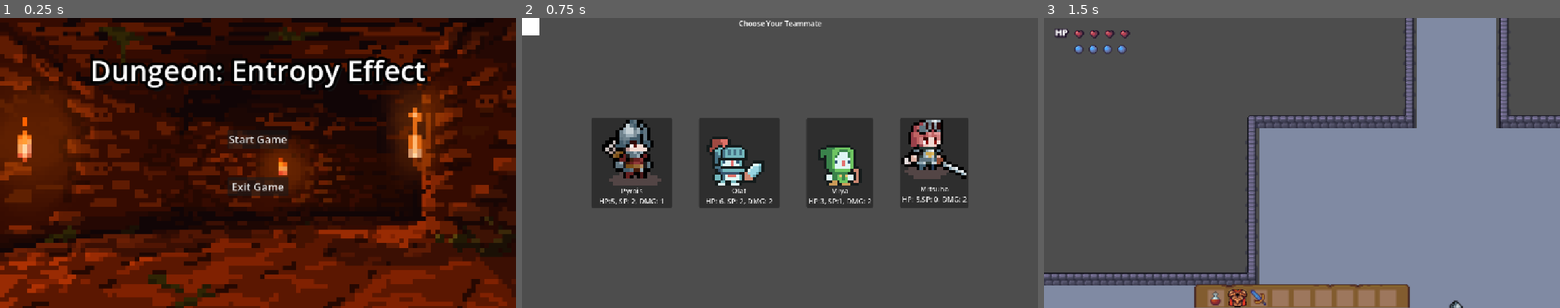
Above: before the commit, frames 1-3 (left to right).
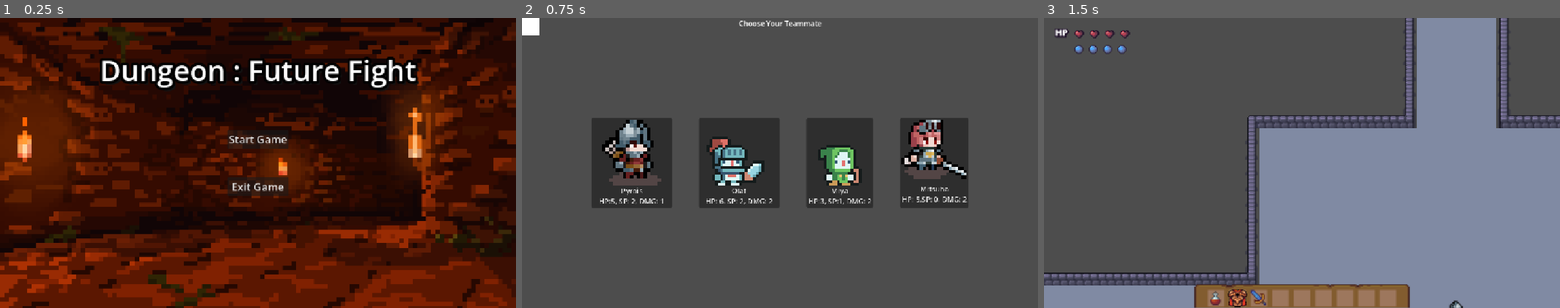
Above: after the commit, the same moments.

Repository: Gumaisme2005/Keep-Fighting-And-Earning
Game: Godot game, scene res://Menu/main menu/main_menu.tscn
Same seed, same stepped clock (60 frames per second), same inputs: the game is played once before the commit and once after it.
Inputs:
- Up to frame 1 (0.25 s): no input
- Up to frame 2 (0.75 s): click "Start Game" at 0.5 s
- Up to frame 3 (1.5 s): click "Pyrois HP:5, SP: 2, DMG: 1" at 1.25 s

The runs differ from the first frame. In frame 1, 3.2% of the frame differs, in the area x 17-83%, y 13-26%; in frame 2, nothing differs; in frame 3, nothing differs.

Commit message:
Update game 18/10/2026 [Nguyễn Quang Anh]

Diff:
--- a/Menu/main menu/main_menu.tscn
+++ b/Menu/main menu/main_menu.tscn
@@ -56,7 +56,7 @@
 theme_override_constants/outline_size = 24
 theme_override_fonts/font = SubResource("SystemFont_8f8xy")
 theme_override_font_sizes/font_size = 64
-text = "Dungeon: Entropy Effect"
+text = "Dungeon : Future Fight"
 horizontal_alignment = 1
 vertical_alignment = 1
 
--- a/Scene/Character/Player 4_Charlotte/player_4.gd
+++ b/Scene/Character/Player 4_Charlotte/player_4.gd
@@ -60,29 +60,51 @@
 	_cleanup_skill("attack_2")
 	start_cooldown("q")
 
-# --- KỸ NĂNG 2 (CHUỘT PHẢI): ĐÂM 4 NHỊP ---
+# --- KỸ NĂNG 2 (CHUỘT PHẢI): LƯỚT NGẮN RỒI ĐÂM 4 NHỊP (CÓ I-FRAME) ---
 func perform_attack_3():
 	can_use_right_click = false
 	is_casting_skill = true
 
+	# BẬT BẤT TỬ (I-FRAMES)
+	is_invincible = true
+	# (Tùy chọn) Đổi màu nhân vật hơi lóe sáng lên để báo hiệu đang bất tử
+	animated_sprite.modulate = Color(1.5, 1.5, 2.0)
+
 	animated_sprite.play("attack_3")
-	print("🗡️ Miya dùng Chuột Phải! Đâm 4 nhịp!")
+	print("🗡️ Mitsuha lướt tới và đâm 4 nhịp (Đang bật I-Frames)!")
 
 	var face_direction = -1 if animated_sprite.flip_h else 1
-	velocity.x = face_direction * 300.0 # Lướt tới trước
 
+	# 1. GIAI ĐOẠN LƯỚT: Lướt nhanh về phía trước
+	velocity.x = face_direction * 400.0 # Tốc độ lướt cao để dứt khoát
+	await get_tree().create_timer(0.10).timeout # Chỉ lướt trong đúng 0.15 giây (Cậu có thể tăng/giảm số này để chỉnh độ dài quãng lướt)
+
+	# Nếu nhân vật chết giữa chừng lúc lướt thì dọn dẹp và hủy chiêu
+	if is_dead:
+		is_invincible = false
+		animated_sprite.modulate = Color.WHITE
+		return
+
+	# 2. GIAI ĐOẠN PHANH GẤP VÀ CHÉM: Đứng lại tại chỗ
+	velocity = Vector2.ZERO
+
+	# 3. TUNG 4 NHỊP ĐÂM KIẾM
 	for i in range(4):
-		if is_dead or is_hurt: break
+		if is_dead: break
 
 		sword_collision.set_deferred("disabled", false)
-		await get_tree().create_timer(0.1).timeout # Đâm rất nhanh
+		await get_tree().create_timer(0.1).timeout
 
-		if is_dead or is_hurt:
+		if is_dead:
 			sword_collision.set_deferred("disabled", true)
 			break
 
 		sword_collision.set_deferred("disabled", true)
 		await get_tree().create_timer(0.15).timeout
+
+	# TẮT BẤT TỬ SAU KHI ĐÁNH XONG
+	is_invincible = false
+	animated_sprite.modulate = Color.WHITE
 
 	_cleanup_skill("attack_3")
 	start_cooldown("right_click")
--- a/Scene/Character/Player 4_Charlotte/player_4.tscn
+++ b/Scene/Character/Player 4_Charlotte/player_4.tscn
@@ -465,8 +465,10 @@
 position = Vector2(-1.9073486e-06, -9)
 scale = Vector2(1.23, 1.21)
 sprite_frames = SubResource("SpriteFrames_65baf")
-animation = &"idle"
+animation = &"attack_3"
 autoplay = "idle"
+frame = 11
+frame_progress = 1.0
 
 [node name="CollisionShape2D" type="CollisionShape2D" parent="." unique_id=1165885128]
 rotation = -1.5707964
--- a/Scene/Enemies/Boss/Necromancer/necromancer.gd
+++ b/Scene/Enemies/Boss/Necromancer/necromancer.gd
@@ -5,8 +5,6 @@
 @export var poison_range: float = 200.0 # Tăng tầm nổ độc lên cho xa
 @export var attack_cooldown: float = 1.5
 @export var summon_enemy_scene: PackedScene
-
-# THÊM BIẾN MỚI: Kéo file poison_explosion.tscn vào đây!
 @export var poison_explosion_scene: PackedScene
 
 var max_hp: int = 30
@@ -74,30 +72,23 @@
 	anim.play("attack_1")
 	scythe_collision.disabled = false
 
-# --- HÀM NỔ ĐỘC TỪ XA CẬP NHẬT MỚI ---
 func attack_poison():
 	is_attacking = true
 	can_attack = false
 	velocity = Vector2.ZERO
 	anim.play("attack_2")
 
-	# Lấy đúng vị trí hiện tại của Player
 	if is_instance_valid(player) and poison_explosion_scene != null:
 		var target_pos = player.global_position
-
-		# Khởi tạo vụ nổ
 		var explosion = poison_explosion_scene.instantiate()
-		explosion.damage = poison_damage # Truyền sát thương của Boss (có thể tăng theo Phase) vào vụ nổ!
-
-		# Dùng call_deferred để quăng vụ nổ ra map một cách an toàn
+		explosion.damage = poison_damage
 		get_parent().call_deferred("add_child", explosion)
 		explosion.global_position = target_pos
 
+# --- HÀM NHẬN SÁT THƯƠNG & CHUYỂN PHASE ---
 func take_damage(damage_amount: int) -> void:
-	# CƠ CHẾ BẤT TỬ: Nếu chưa được kích hoạt (cửa chưa đóng) thì miễn nhiễm sát thương!
-	if not is_active:
-		return
-	if is_dead or is_casting_special: return
+	if not is_active or is_dead or is_casting_special: return
+
 	hp -= damage_amount
 
 	if hp <= max_hp / 3.0 and not phase_3_triggered:
@@ -122,12 +113,13 @@
 		scythe_collision.set_deferred("disabled", true)
 	else:
 		is_dead = true
+		anim.modulate = Color.WHITE # Xóa hiệu ứng gồng màu đỏ nếu bị giết
 		anim.play("death")
 		$Hurtbox/CollisionShape2D.set_deferred("disabled", true)
 		$CollisionShape2D.set_deferred("disabled", true)
 		scythe_collision.set_deferred("disabled", true)
 
-# --- KỸ NĂNG ĐẶC BIỆT: GỌI QUÁI VÀ NỔ 8 HƯỚNG (PHASE 2 & 3) ---
+# --- KỸ NĂNG ĐẶC BIỆT: GỌI QUÁI VÀ NỔ 8 HƯỚNG ---
 func cast_summon_skill():
 	is_casting_special = true
 	is_attacking = false
@@ -135,36 +127,42 @@
 	anim.play("summon")
 	scythe_collision.set_deferred("disabled", true)
 
-	# Đợi hoạt ảnh vẽ vòng tròn phép 0.5s
-	await get_tree().create_timer(0.5).timeout
+	# CẢNH BÁO NHẤP NHÁY ĐỎ 2 GIÂY TRƯỚC KHI SPAWN
+	var tween = create_tween()
+	tween.set_loops(8)
+	tween.tween_property(anim, "modulate", Color(1, 0.2, 0.2), 0.125)
+	tween.tween_property(anim, "modulate", Color.WHITE, 0.125)
 
-	if is_dead: return
+	await get_tree().create_timer(2.0).timeout
 
-	# 1. GỌI TỪ 5-7 CON QUÁI Ở VÒNG TRONG (Bán kính 40)
+	if is_dead:
+		tween.kill()
+		return
+
+	# SPAWN QUÁI THEO VÒNG TRÒN
 	if summon_enemy_scene != null:
 		var num_mobs = randi_range(5, 7)
 		for i in range(num_mobs):
 			var minion = summon_enemy_scene.instantiate()
 			get_parent().call_deferred("add_child", minion)
-			var angle = i * (TAU / num_mobs) # TAU = 360 độ
-			var spawn_offset = Vector2(cos(angle), sin(angle)) * 40.0
+			var angle = i * (TAU / num_mobs)
+			var spawn_offset = Vector2(cos(angle), sin(angle)) * 70.0
 			minion.global_position = global_position + spawn_offset
-			minion.is_active = true
 
-	# 2. TẠO BOM ĐỘC Ở 8 HƯỚNG VÒNG NGOÀI (Bán kính 90)
+			get_tree().create_timer(0.1).timeout.connect(func(): if is_instance_valid(minion): minion.is_active = true)
+
+	# SPAWN 8 BOM ĐỘC VÒNG NGOÀI
 	if poison_explosion_scene != null:
 		for i in range(8):
 			var explosion = poison_explosion_scene.instantiate()
-			explosion.damage = poison_damage # Kế thừa sát thương của Boss
+			explosion.damage = poison_damage
 			get_parent().call_deferred("add_child", explosion)
 
-			# i * (PI / 4) sẽ tạo ra 8 góc: 0, 45, 90, 135, 180, 225, 270, 315 độ
 			var angle = i * (PI / 4.0)
-			var explosion_offset = Vector2(cos(angle), sin(angle)) * 90.0 # Bán kính nổ cách Boss 90 pixel
+			var explosion_offset = Vector2(cos(angle), sin(angle)) * 110.0
 			explosion.global_position = global_position + explosion_offset
 
-	# Boss đứng niệm chú thêm 1 giây để ngầu
-	await get_tree().create_timer(1.0).timeout
+	await get_tree().create_timer(0.5).timeout
 
 	is_casting_special = false
 	can_attack = true
--- a/Scene/Enemies/Boss/Orc Rider/orc_rider.gd
+++ b/Scene/Enemies/Boss/Orc Rider/orc_rider.gd
@@ -132,9 +132,9 @@
 	if not is_dead and not is_hurt and not is_preparing_spin:
 		perform_attack(1)
 
-	# Thời gian hồi 10s cho lần lao tiếp theo
+	# Thời gian hồi 5s cho lần lao tiếp theo
 	can_charge = false
-	await get_tree().create_timer(10.0).timeout
+	await get_tree().create_timer(5.0).timeout
 	can_charge = true
 
 # --- CƠ CHẾ CHUYỂN PHASE (ĐỨNG IM XOAY RÌU) ---
--- a/Scene/Enemies/Boss/Orc Rider/orc_rider.tscn
+++ b/Scene/Enemies/Boss/Orc Rider/orc_rider.tscn
@@ -236,7 +236,7 @@
 "duration": 1.0,
 "texture": SubResource("AtlasTexture_03g7k")
 }],
-"loop": 1,
+"loop": 0,
 "name": &"attack_1",
 "speed": 12.0
 }, {
@@ -306,7 +306,7 @@
 "duration": 1.0,
 "texture": SubResource("AtlasTexture_pp5ah")
 }],
-"loop": 1,
+"loop": 0,
 "name": &"attack_3",
 "speed": 13.0
 }, {
@@ -398,30 +398,30 @@
 }]
 
 [sub_resource type="CapsuleShape2D" id="CapsuleShape2D_1vivr"]
-height = 50.0
+radius = 5.0
+height = 38.0
 
 [sub_resource type="RectangleShape2D" id="RectangleShape2D_1vivr"]
-size = Vector2(51, 86)
+size = Vector2(38, 49)
 
 [sub_resource type="RectangleShape2D" id="RectangleShape2D_8vrlf"]
-size = Vector2(42.5, 52)
+size = Vector2(36.25, 36)
 
 [sub_resource type="RectangleShape2D" id="RectangleShape2D_v5gy4"]
-size = Vector2(135, 87)
+size = Vector2(98.5, 72.5)
 
 [sub_resource type="RectangleShape2D" id="RectangleShape2D_qbdty"]
-size = Vector2(206.25, 56)
+size = Vector2(157.03125, 45.5)
 
 [node name="OrcRider" type="CharacterBody2D" unique_id=1307738042]
 script = ExtResource("1_n6h30")
 
 [node name="AnimatedSprite2D" type="AnimatedSprite2D" parent="." unique_id=1790005837]
-position = Vector2(-1, -17)
-scale = Vector2(2.4499998, 1.8824999)
+position = Vector2(0, -10)
+scale = Vector2(1.8649999, 1.6012499)
 sprite_frames = SubResource("SpriteFrames_1vivr")
 animation = &"attack_3"
 autoplay = "idle"
-frame_progress = 0.11089769
 
 [node name="CollisionShape2D" type="CollisionShape2D" parent="." unique_id=167746165]
 rotation = -1.5707964
@@ -431,23 +431,23 @@
 position = Vector2(-16, -1)
 
 [node name="CollisionShape2D" type="CollisionShape2D" parent="Hurtbox" unique_id=2055053801]
-position = Vector2(15.5, -31)
+position = Vector2(16, -17.5)
 shape = SubResource("RectangleShape2D_1vivr")
 
 [node name="Hitbox" type="Area2D" parent="." unique_id=1093423055]
 
 [node name="Shape1" type="CollisionShape2D" parent="Hitbox" unique_id=589613444]
-position = Vector2(51.75, -26)
+position = Vector2(37, -13)
 shape = SubResource("RectangleShape2D_8vrlf")
 disabled = true
 
 [node name="Shape2" type="CollisionShape2D" parent="Hitbox" unique_id=1170060085]
-position = Vector2(38.5, -43.5)
+position = Vector2(30.75, -31.75)
 shape = SubResource("RectangleShape2D_v5gy4")
 disabled = true
 
 [node name="Shape3" type="CollisionShape2D" parent="Hitbox" unique_id=286701261]
-position = Vector2(3, -28)
+position = Vector2(1.515625, -21.25)
 shape = SubResource("RectangleShape2D_qbdty")
 disabled = true
 
